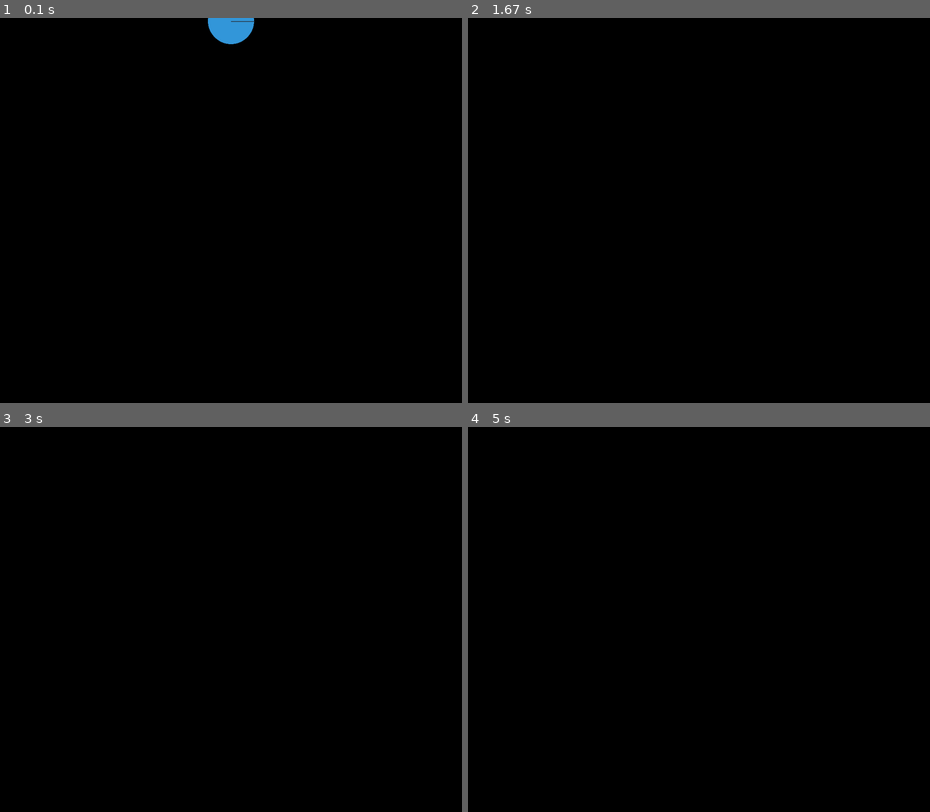
Above: before the commit, frames 1-4 (two rows, left to right).
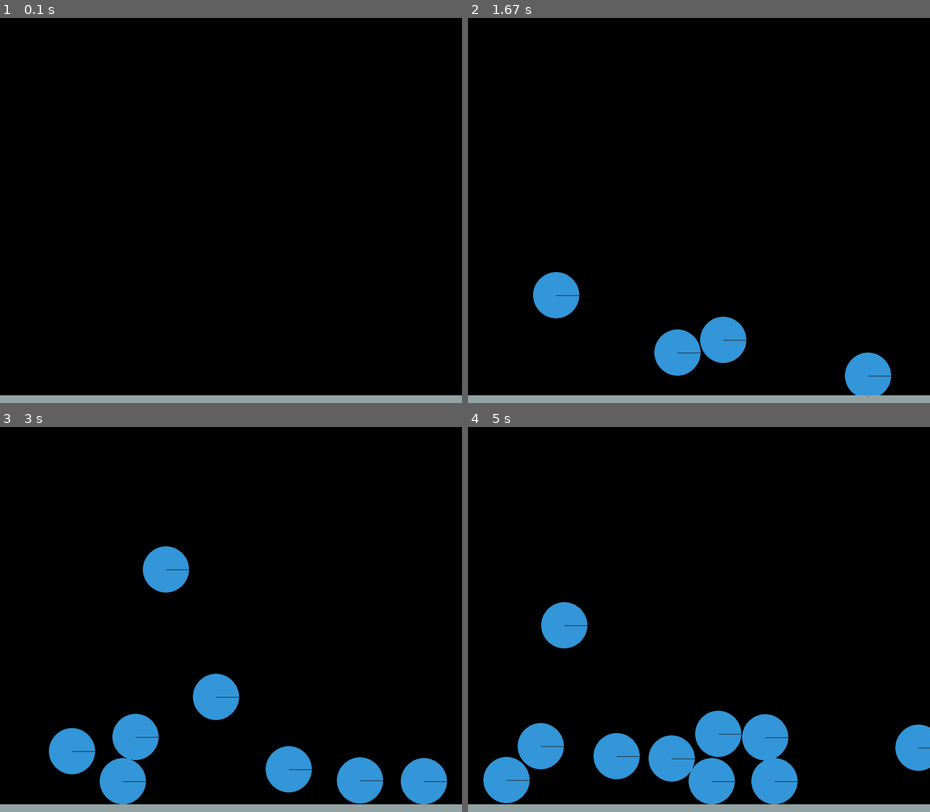
Above: after the commit, the same moments.

Repository: agentzero001/more_python
Game: pygame game, started from pygame/galton_board/main.py
Two runs of this game, one before a commit and one after it. Both use one fixed random seed, a clock stepped at 60 frames per second and the inputs below.
Inputs (mouse positions are in pixels of both pictures, inside the frame that each line leads up to):
- Up to frame 1 (0.1 s): no input
- Up to frame 2 (1.67 s): click (699, 210) at 0.38 s; click (703, 237) at 0.72 s; click (555, 152) at 1.05 s; click (869, 345) at 1.38 s
- Up to frame 3 (3 s): click (240, 488) at 1.72 s; click (207, 719) at 2.05 s; click (217, 554) at 2.38 s; click (166, 538) at 2.72 s
- Up to frame 4 (5 s): click (819, 584) at 3.05 s; click (842, 611) at 3.38 s; click (796, 550) at 3.72 s; click (565, 546) at 4.05 s; click (717, 604) at 4.38 s; click (565, 596) at 4.72 s

The runs differ from the first frame. In frame 1, 2.6% of the frame differs, in the area x 0-100%, y 0-100%; in frame 2, 5.8%; in frame 3, 9.7%; in frame 4, 11%, in the area x 0-100%, y 45-100%.

Commit message:
function create_ball

Diff:
--- a/pygame/galton_board/main.py
+++ b/pygame/galton_board/main.py
@@ -14,21 +14,30 @@
 space = pymunk.Space()
 space.gravity = 0, 2000
 
-ball_mass = 1
-ball_radius = 60
 
-ball_moment = pymunk.moment_for_circle(ball_mass, 0, ball_radius)
-ball_body = pymunk.Body(ball_mass, ball_moment)
-ball_body.position = WIDTH // 2, 0
-ball_shape = pymunk.Circle(ball_body, ball_radius)
-space.add(ball_body, ball_shape)
 
+def create_ball(space, pos):
+    ball_mass = 1
+    ball_radius = 60
+    ball_moment = pymunk.moment_for_circle(ball_mass, 0, ball_radius)
+    ball_body = pymunk.Body(ball_mass, ball_moment)
+    ball_body.position = pos
+    ball_shape = pymunk.Circle(ball_body, ball_radius)
+    ball_shape.elasticity = .8
+    space.add(ball_body, ball_shape)
+
+segment_shape = pymunk.Segment(space.static_body, (0, HEIGHT), (WIDTH, HEIGHT), 20)
+segment_shape.elasticity = .8
+space.add(segment_shape)
 while True:
     surface.fill(pg.Color('black'))
 
     for i in pg.event.get():
         if i.type == pg.QUIT:
             exit()
+        if i.type == pg.MOUSEBUTTONDOWN:
+            if i.button == 1:
+                create_ball(space, i.pos)
 
     space.step(1 / FPS)
     space.debug_draw(draw_options)
